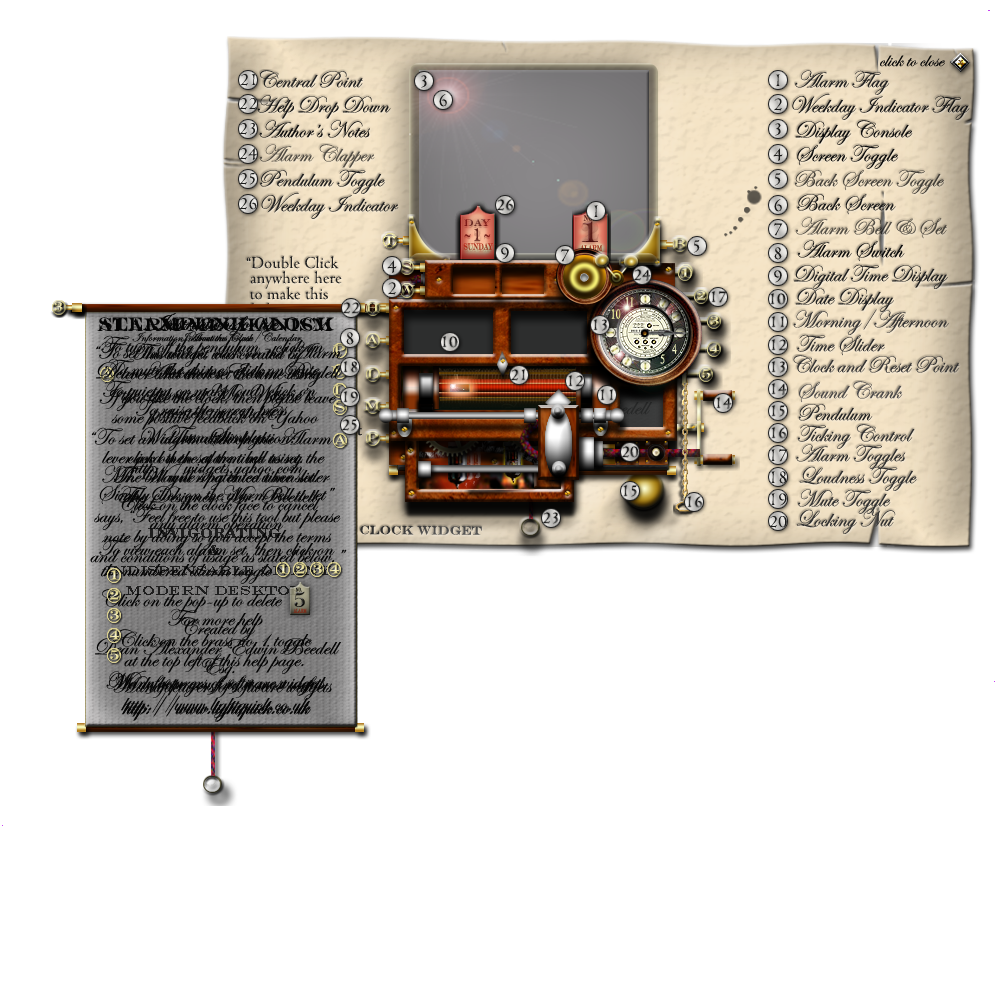
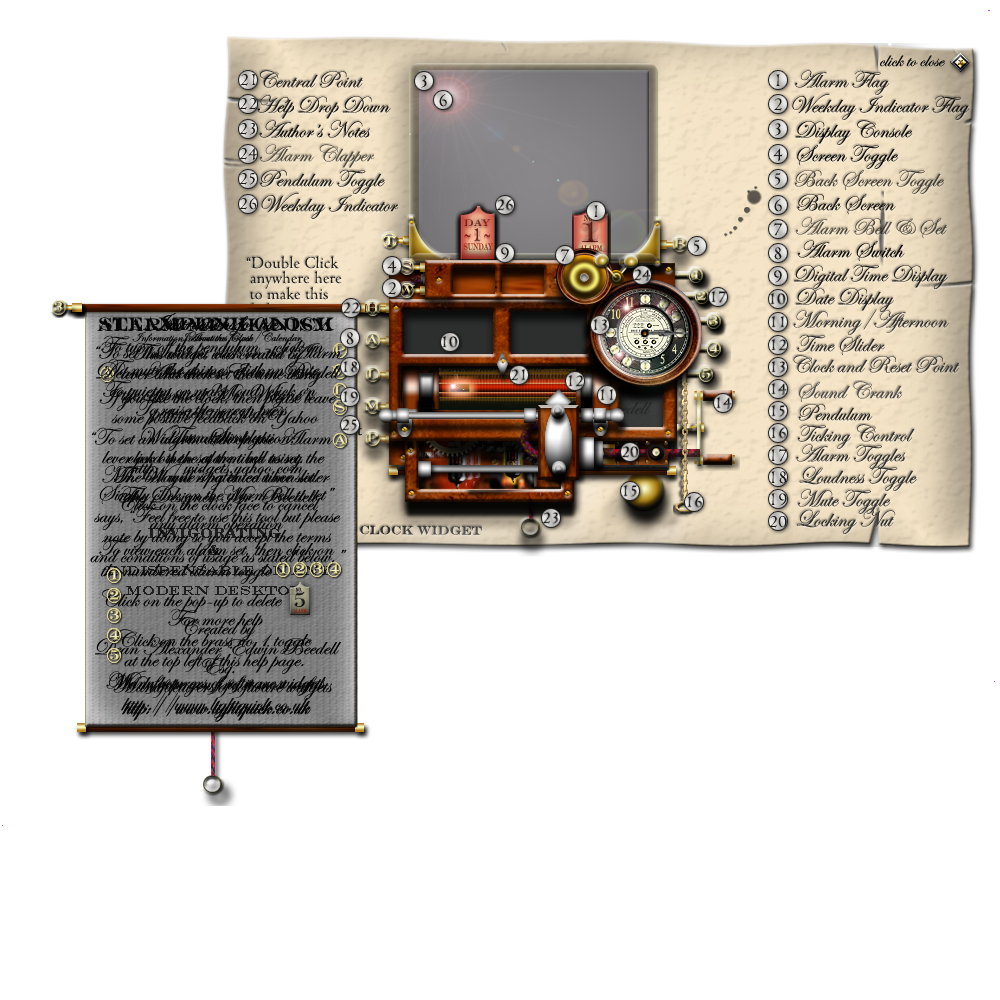
The second 1000x1000 image is a revision of the first. Changes to its layers:
painted on "alarmtoggle1armed" over [669, 264, 713, 303]
moved "alarmtoggle1" above "alarmtoggle2armed", painted on it over [669, 262, 713, 296]
painted on "alarmtoggle2armed" over [675, 286, 719, 326]
moved "alarmtoggle2" above "alarmtoggle4armed", painted on it over [675, 286, 719, 317]
moved "alarmtoggle3armed" above "alarmtoggle3", painted on it over [697, 311, 731, 350]
painted on "alarmtoggle3" over [698, 314, 731, 342]
